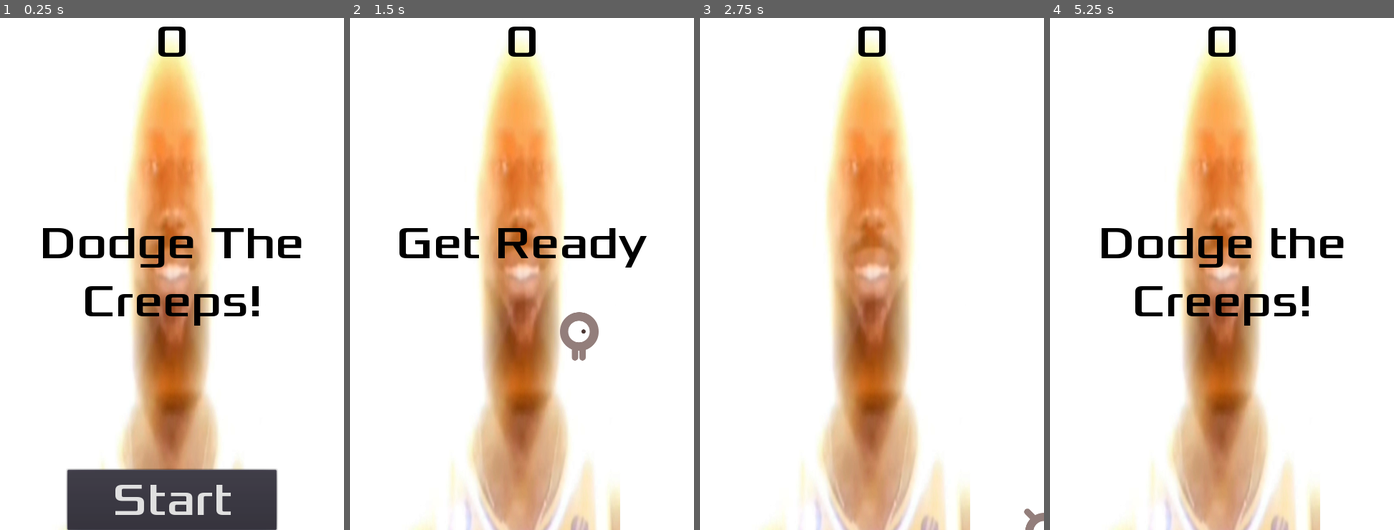
Above: before the commit, frames 1-4 (left to right).
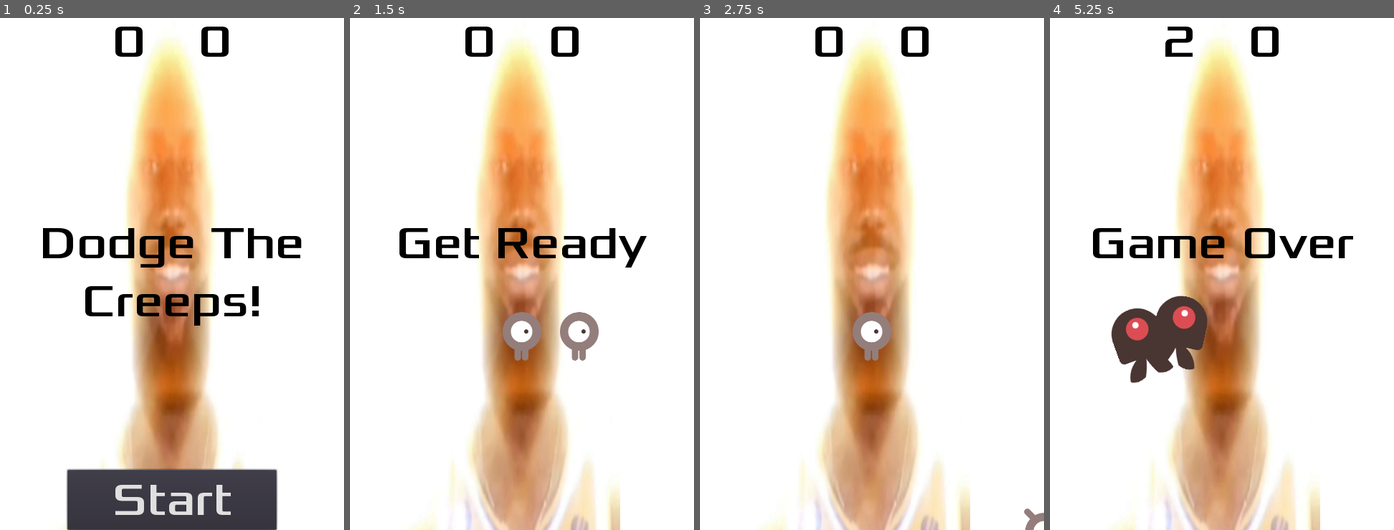
Above: after the commit, the same moments.

Repository: SrGandara/DodgeTheCreeps
Game: Godot game, scene res://Main.tscn
The game is run twice, just before and just after one commit, with the same random seed, the same clock (stepped at 60 frames per second) and the same inputs.
Inputs:
- Up to frame 1 (0.25 s): no input
- Up to frame 2 (1.5 s): click "Start" at 0.5 s; tap Enter (start_game) at 1.25, 1.35 s; hold Right (move_right) from 1.28 s (still down)
- Up to frame 3 (2.75 s): release Right (move_right) at 2.03 s; hold Down (move_down) from 2.03 s (still down); tap Enter (start_game) at 2.1 s
- Up to frame 4 (5.25 s): release Down (move_down) at 2.78 s; hold Right (move_right) 2.78-3.53 s; tap Enter (start_game) every 0.75 s from 2.85 to 5.1 s; hold Up (move_up) 3.53-4.28 s; hold Left (move_left) from 4.28 s (still down)

The runs differ from the first frame. In frame 1, 0.8% of the frame differs, in the area x 33-67%, y 1-8%; in frame 2, 1.6%; in frame 3, 1.6%; in frame 4, 6.9%, in the area x 12-89%, y 1-72%.

Commit message:
[Commit] Added a second player

Diff:
--- a/src/HUD.gd
+++ b/src/HUD.gd
@@ -16,8 +16,9 @@
 	yield(get_tree().create_timer(1), "timeout")
 	$StartButton.show()
 
-func update_score(score):
+func update_score(score, score2):
 	$ScoreLabel.text = str(score)
+	$ScoreLabel2.text = str(score2)
 
 func _on_StartButton_pressed():
 	$StartButton.hide()
--- a/src/HUD.tscn
+++ b/src/HUD.tscn
@@ -19,8 +19,20 @@
 [node name="ScoreLabel" type="Label" parent="."]
 anchor_left = 0.5
 anchor_right = 0.5
+margin_left = -120.0
+margin_right = 240.0
+margin_bottom = 159.0
+custom_colors/font_color = Color( 0, 0, 0, 1 )
+custom_fonts/font = SubResource( 1 )
+text = "0
+"
+align = 1
+
+[node name="ScoreLabel2" type="Label" parent="."]
+anchor_left = 0.5
+anchor_right = 0.5
 margin_left = -240.0
-margin_right = 240.0
+margin_right = 120.0
 margin_bottom = 159.0
 custom_colors/font_color = Color( 0, 0, 0, 1 )
 custom_fonts/font = SubResource( 1 )
--- a/src/Main.gd
+++ b/src/Main.gd
@@ -1,29 +1,41 @@
 extends Node
 export(PackedScene) var mob_scene
 var score
+var score2
+
+var player1Alive
+var player2Alive
 
 func _ready():
 	randomize()
 
 func game_over():
-	$ScoreTimer.stop()
-	$MobTimer.stop()
-	$HUD.show_game_over()
-	$Music.stop()
+	if $Player.isAlive == false and $Player2.isAlive == false:
+		$ScoreTimer.stop()
+		$MobTimer.stop()
+		$HUD.show_game_over()
+		$Music.stop()
+
 	$DeathSound.play()
 
 func new_game():
 	score = 0
+	score2 = 0
 	$Player.start($StartPosition.position)
+	$Player2.start($StartPosition.position)
 	$StartTimer.start()
-	$HUD.update_score(score)
+	$HUD.update_score(score, score2)
 	$HUD.show_message("Get Ready")
 	get_tree().call_group("mobs", "queue_free")
 	$Music.play()
 
 func _on_ScoreTimer_timeout():
-	score += 1
-	$HUD.update_score(score)
+	if $Player.isAlive:
+		score += 1
+	if $Player2.isAlive:
+		score2 += 1
+
+	$HUD.update_score(score, score2)
 
 func _on_StartTimer_timeout():
 	$MobTimer.start()
--- a/src/Main.tscn
+++ b/src/Main.tscn
@@ -53,12 +53,22 @@
 
 [node name="Music" type="AudioStreamPlayer" parent="."]
 stream = ExtResource( 7 )
+volume_db = -28.84
 
 [node name="DeathSound" type="AudioStreamPlayer" parent="."]
 stream = ExtResource( 6 )
+volume_db = -36.706
+
+[node name="Player2" parent="." instance=ExtResource( 1 )]
+position = Vector2( 232, 224 )
+move_right = "alt_move_right"
+move_left = "alt_move_left"
+move_down = "alt_move_down"
+move_up = "alt_move_up"
 
 [connection signal="hit" from="Player" to="." method="game_over"]
 [connection signal="timeout" from="StartTimer" to="." method="_on_StartTimer_timeout"]
 [connection signal="timeout" from="ScoreTimer" to="." method="_on_ScoreTimer_timeout"]
 [connection signal="timeout" from="MobTimer" to="." method="_on_MobTimer_timeout"]
 [connection signal="start_game" from="HUD" to="." method="new_game"]
+[connection signal="hit" from="Player2" to="." method="game_over"]
--- a/src/Mob.gd
+++ b/src/Mob.gd
@@ -5,7 +5,5 @@
 	var mob_types = $AnimatedSprite.frames.get_animation_names()
 	$AnimatedSprite.animation = mob_types[randi() % mob_types.size()]
 
-
-
 func _on_VisibilityNotifier2D_screen_exited():
 	queue_free()
--- a/src/Player.gd
+++ b/src/Player.gd
@@ -3,6 +3,13 @@
 
 export var speed = 400 # A quina velocitat es mourà el jugador (píxels/seg).
 var screen_size # Mida de la finestra de joc.
+
+export var move_right = "move_right"
+export var move_left = "move_left"
+export var move_down = "move_down"
+export var move_up = "move_up"
+
+var isAlive = false
 
 func _ready():
 	screen_size = get_viewport_rect().size
@@ -10,13 +17,13 @@
 
 func _process(delta):
 	var velocity = Vector2.ZERO # Vector de moviment del jugador.
-	if Input.is_action_pressed("move_right"):
+	if Input.is_action_pressed(move_right):
 		velocity.x += 1
-	if Input.is_action_pressed("move_left"):
+	if Input.is_action_pressed(move_left):
 		velocity.x -= 1
-	if Input.is_action_pressed("move_down"):
+	if Input.is_action_pressed(move_down):
 		velocity.y += 1
-	if Input.is_action_pressed("move_up"):
+	if Input.is_action_pressed(move_up):
 		velocity.y -= 1
 	if velocity.length() > 0:
 		velocity = velocity.normalized() * speed
@@ -37,12 +44,17 @@
 	position.y = clamp(position.y, 0, screen_size.y)
 
 func _on_Player_body_entered(body):
+	isAlive = false
 	hide() # El jugador desapareix després de ser impactat.
 	emit_signal("hit")
 	# S'ha d'ajornar, ja que no podem canviar les propietats físiques en una crida de retorn de física.
-	$CollisionShape2D.set_deferred("disabled", true)
+	#$CollisionShape2D.set_deferred("disabled", true)
 
 func start(pos):
+	isAlive = true
 	position = pos
 	show()
 	$CollisionShape2D.disabled = false
+
+func isAlive():
+	return isAlive
--- a/src/project.godot
+++ b/src/project.godot
@@ -52,6 +52,26 @@
 "events": [ Object(InputEventKey,"resource_local_to_scene":false,"resource_name":"","device":0,"alt":false,"shift":false,"control":false,"meta":false,"command":false,"pressed":false,"scancode":16777221,"physical_scancode":0,"unicode":0,"echo":false,"script":null)
  ]
 }
+alt_move_right={
+"deadzone": 0.5,
+"events": [ Object(InputEventKey,"resource_local_to_scene":false,"resource_name":"","device":0,"alt":false,"shift":false,"control":false,"meta":false,"command":false,"pressed":false,"scancode":68,"physical_scancode":0,"unicode":0,"echo":false,"script":null)
+ ]
+}
+alt_move_left={
+"deadzone": 0.5,
+"events": [ Object(InputEventKey,"resource_local_to_scene":false,"resource_name":"","device":0,"alt":false,"shift":false,"control":false,"meta":false,"command":false,"pressed":false,"scancode":65,"physical_scancode":0,"unicode":0,"echo":false,"script":null)
+ ]
+}
+alt_move_down={
+"deadzone": 0.5,
+"events": [ Object(InputEventKey,"resource_local_to_scene":false,"resource_name":"","device":0,"alt":false,"shift":false,"control":false,"meta":false,"command":false,"pressed":false,"scancode":83,"physical_scancode":0,"unicode":0,"echo":false,"script":null)
+ ]
+}
+alt_move_up={
+"deadzone": 0.5,
+"events": [ Object(InputEventKey,"resource_local_to_scene":false,"resource_name":"","device":0,"alt":false,"shift":false,"control":false,"meta":false,"command":false,"pressed":false,"scancode":87,"physical_scancode":0,"unicode":0,"echo":false,"script":null)
+ ]
+}
 
 [physics]
 
